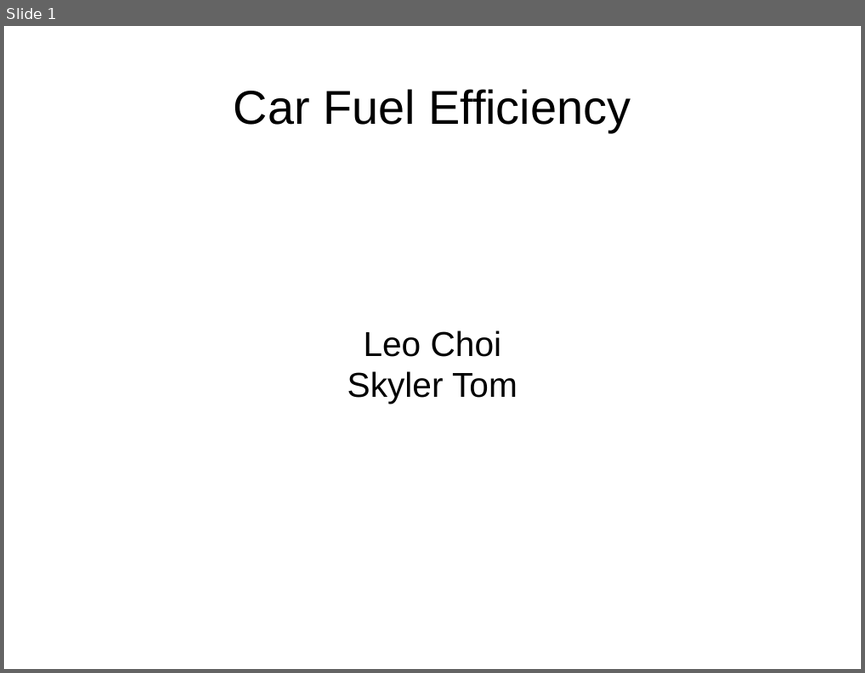
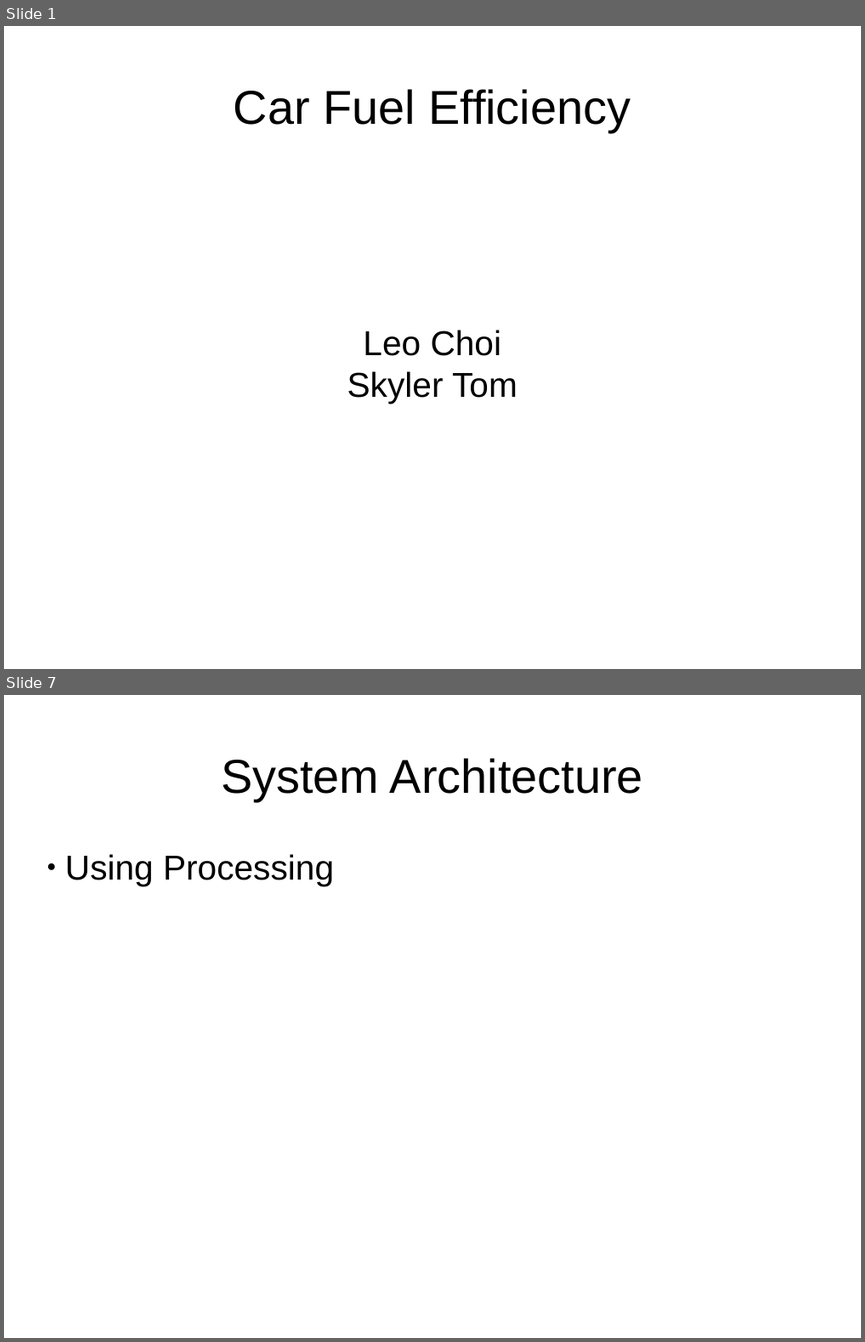
Before and after one commit to skylertom/Car-Fuel-Efficiency, a slide deck: checkup_presentation.pptx. Shown one above the other, each under a label of ours: slide 1 before the commit, slides 1 and 7 after it; the slides between them are not shown. The pictures are 865x673 and 865x1342 pixels, drawn with LibreOffice and Linux fonts; fonts in the diff are those of the drawing. Boxes give left, top, right and bottom in pixels: in the first picture for what was removed or moved away, otherwise in the second. Text is boxed around its words. In the diff, an @@ line names an element or a change of style, - is before the commit and + after.

```diff
--- a/checkup_presentation.pptx
+++ b/checkup_presentation.pptx
@@ slide 7 added at (4, 695, 861, 1338), background #FFFFFF @@
@@ text added at (221, 758, 643, 801), 44 pt, text #000000 @@
+System Architecture
@@ text added at (65, 854, 334, 886), 32 pt, text #000000 @@
+● Using Processing
```
Also in this commit, not shown: 6 other slides added, 1 other file.
